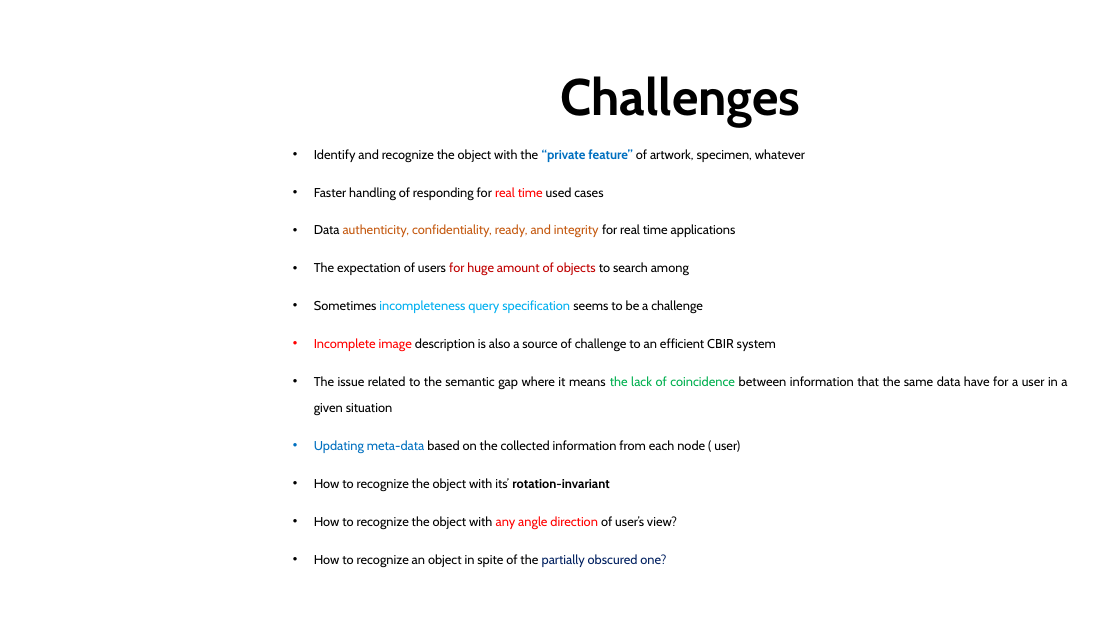
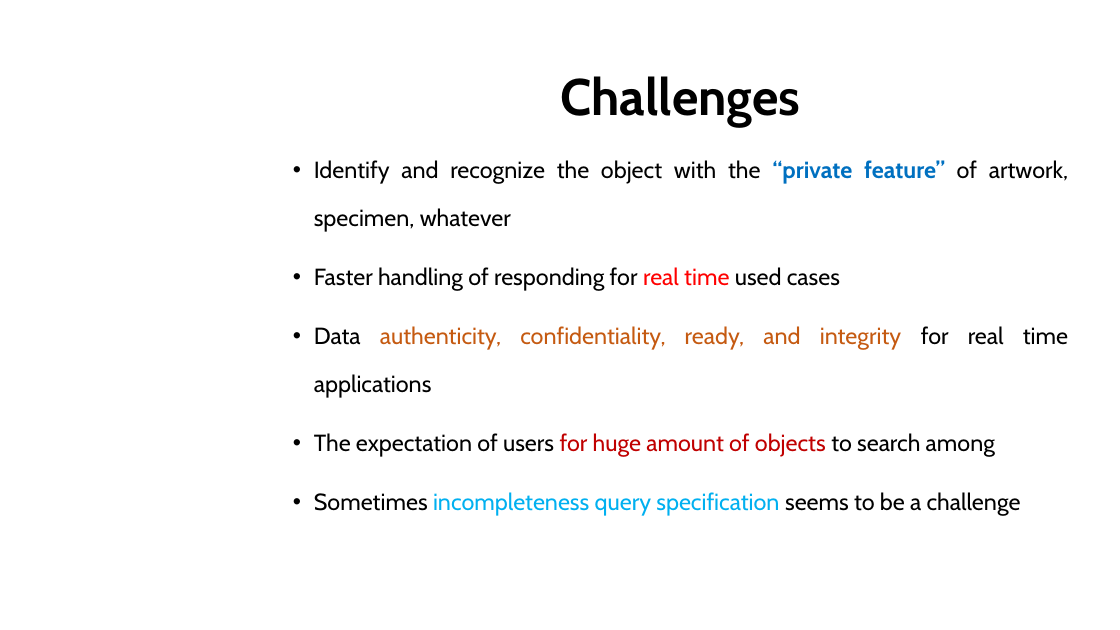
Before and after one commit to dungdovu/DGA1031, a slide deck: slide 15 of DGA1031/What is it.pptx (slide 11 before the commit). Drawn at 1120x630 pixels with LibreOffice and Linux fonts; fonts in the diff are those of the drawing; background and template pictures are left out. Boxes give left, top, right and bottom in pixels: in the first picture for what was removed or moved away, otherwise in the second. Text is boxed around its words. In the diff, an @@ line names an element or a change of style, - is before the commit and + after.

Commit message:
update slide

```diff
--- a/DGA1031/What is it.pptx
+++ b/DGA1031/What is it.pptx
@@ text "Identify and recognize the object ..." at [314,160,1068,516]: size 11 to 20 pt @@
@@ text at [314,338,1067,568]: paragraphs removed @@
-• Incomplete image description is also a source of challenge to an efficient CBIR system
-• The issue related to the semantic gap where it means the lack of coincidence between information that the same data have for a user in a given situation
-• Updating meta-data based on the collected information from each node ( user)
-• How to recognize the object with its’ rotation-invariant
-• How to recognize the object with any angle direction of user’s view?
-• How to recognize an object in spite of the partially obscured one?
```
Also in this commit, not shown: 14 other slides changed, 7 slides added, 2 slides removed, 8 other files.
